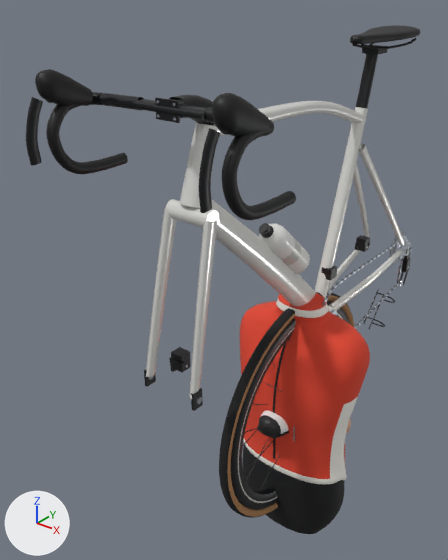
Renders of the glTF model models/rider.glb from each side of a commit.
Camera for both pictures: a 50 mm lens placed at (0.75, -1.267, 1.104), pointed at (-0.178, -0.107, 0.385). The axes (+X, +Y, +Z) are drawn at lower left. The lights are the same throughout. The first picture is the older version. Vertices at exactly the same position are counted once.

Objects in the first picture: 'bike', 'shoe', 'torso', 'wheel'.
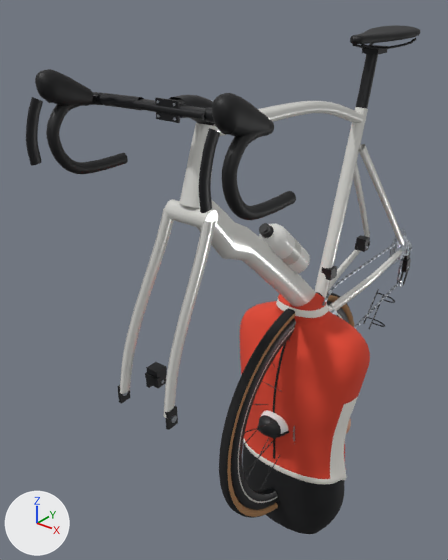
Diff of the bpy script that builds the scene:
```diff
--- a/models/rider.glb.py
+++ b/models/rider.glb.py
@@ me_bike_008 @@
 me_bike_008.from_pydata(...)  # 10227 vertices, 19440 faces; spans x -0.22..0.22, y -0.634..0.58, z 0.017..0.992
 # used by ob_bike; location = (0.0, 0.0, 0.0)
+# me_bike_008 part 1: the loose piece of 8 vertices spanning x -0.07..-0.063, y -0.513..-0.487, z 0.32..0.36 is moved by (0.0, -0.075, 0.0)
+# me_bike_008 part 2: the loose piece of 8 vertices spanning x 0.063..0.07, y -0.513..-0.487, z 0.32..0.36 is moved by (0.0, -0.075, 0.0)
+# me_bike_008 part 3: the loose piece of 8 vertices spanning x -0.062..-0.026, y -0.443..-0.433, z 0.346..0.358 is moved by (0.0, -0.075, 0.0)
+# me_bike_008 part 4: the loose piece of 8 vertices spanning x -0.062..-0.054, y -0.441..-0.411, z 0.323..0.353 is moved by (0.0, -0.075, 0.0)
+# me_bike_008 part 5: the loose piece of 20 vertices spanning x 0.062..0.074, y -0.507..-0.493, z 0.333..0.347 is moved by (0.0, -0.075, 0.0)
+# me_bike_008 part 6: the loose piece of 8 vertices spanning x -0.06..-0.029, y -0.44..-0.412, z 0.332..0.372 is moved by (0.0, -0.075, 0.0)
+# me_bike_008 part 7: 601 of 10227 vertices moved; they spanned x -0.069..0.069, y -0.515..-0.284, z 0.343..0.722 and now span x -0.069..0.069, y -0.59..-0.305, z 0.343..0.722; mean shift (0.0, -0.04, 0.0); largest move (-0.053, -0.494, 0.395) -> (-0.053, -0.569, 0.395)
 me_bike_008.materials.append(mat_bike_frame)
```

Where the change shows, as pixel boxes [x1, y1, x2, y2] in the pictures (448 x 560 px; the box of a moved part takes in the faces that stretch with it):
'bike', reshaped: before [26, 25, 421, 411]; after [26, 25, 421, 430]
part 1 of me_bike_008, moved or reshaped: before [144, 369, 156, 387]; after [117, 385, 131, 404]
part 2 of me_bike_008, moved or reshaped: before [191, 388, 203, 411]; after [165, 406, 178, 430]
part 3 of me_bike_008, moved or reshaped: before [169, 357, 185, 368]; after [145, 372, 161, 384]
part 4 of me_bike_008, moved or reshaped: before [170, 363, 176, 372]; after [146, 379, 152, 388]
part 5 of me_bike_008, moved or reshaped: before [196, 397, 202, 404]; after [170, 415, 177, 423]
part 6 of me_bike_008, moved or reshaped: before [171, 347, 191, 372]; after [146, 362, 167, 388]
part 7 of me_bike_008, moved or reshaped: before [146, 196, 253, 399]; after [120, 196, 253, 418]
